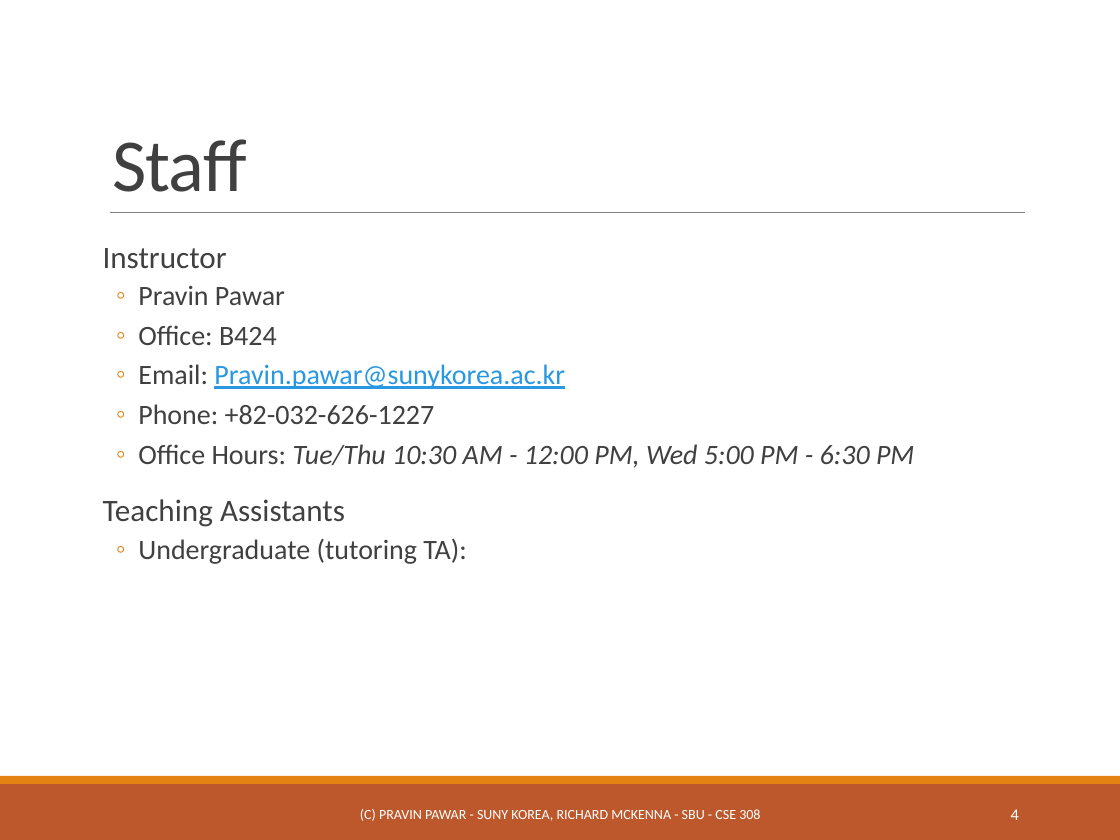
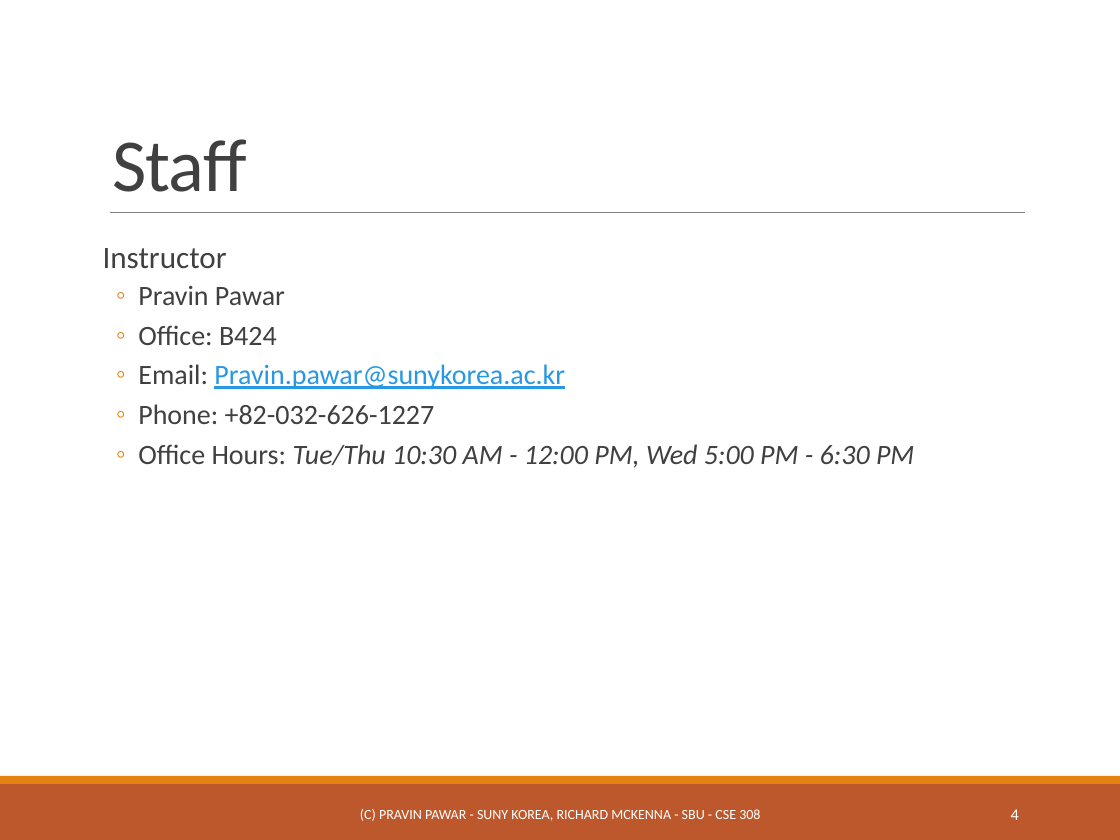
Before and after one commit to ppawar/ppawar.github.io, a slide deck: slide 4 of CSE308-S19/Slides/PPT/CSE308_Lec0.pptx. Drawn at 1120x840 pixels with LibreOffice and Linux fonts; fonts in the diff are those of the drawing. Boxes give left, top, right and bottom in pixels: in the first picture for what was removed or moved away, otherwise in the second. Text is boxed around its words. In the diff, an @@ line names an element or a change of style, - is before the commit and + after.

```diff
--- a/CSE308-S19/Slides/PPT/CSE308_Lec0.pptx
+++ b/CSE308-S19/Slides/PPT/CSE308_Lec0.pptx
@@ text at [103, 499, 467, 564]: paragraphs removed @@
-  Teaching Assistants
-  ◦ Undergraduate (tutoring TA):
```
Also in this commit, not shown: 1 slide removed, 9 other files.
